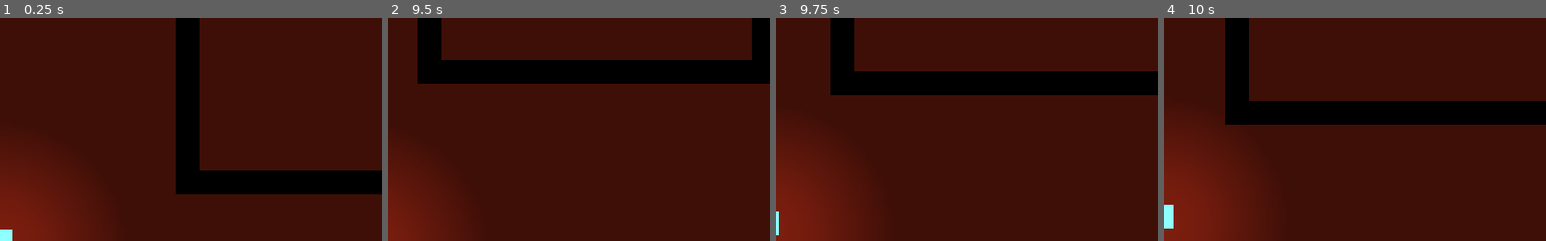
Above: before the commit, frames 1-4 (left to right).
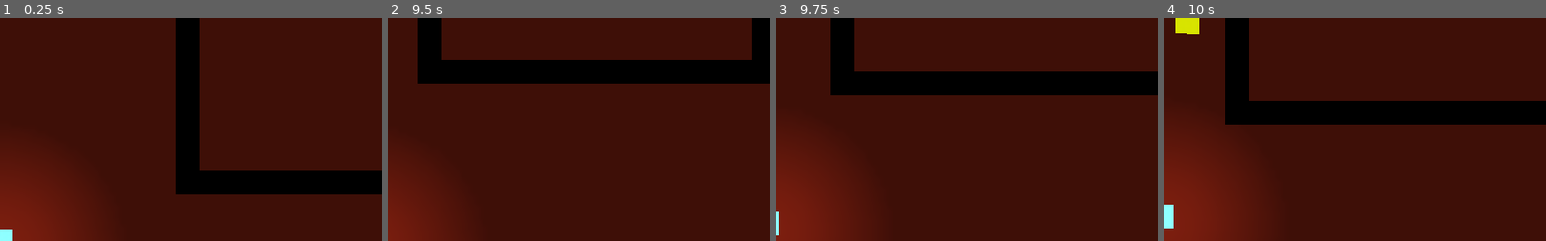
Above: after the commit, the same moments.

Repository: quiet-night-studio/redemption
Game: Godot game, scene res://scenes/Level.tscn
Same seed, same stepped clock (60 frames per second), same inputs: the game is played once before the commit and once after it.
Inputs (mouse positions are % of the whole screen's width and height, from its top left):
- Up to frame 1 (0.25 s): no input
- Up to frame 2 (9.5 s): tap Enter at 0.5 s; move the mouse to (72, 45) at 0.52 s; hold Right (ui_right) 0.53-1.28 s; click (72, 45) at 0.6 s; move the mouse to (30, 55) at 1.27 s; hold Down (ui_down) 1.28-2.03 s; click (30, 55) at 1.35 s; move the mouse to (60, 28) at 2.02 s; hold Right (ui_right) 2.03-2.78 s; click (60, 28) at 2.1 s; move the mouse to (45, 70) at 2.77 s; hold Up (ui_up) 2.78-3.53 s; click (45, 70) at 2.85 s; move the mouse to (80, 65) at 3.52 s; hold Left (ui_left) 3.53-5.03 s; click (80, 65) at 3.6 s; move the mouse to (20, 35) at 4.27 s; click (20, 35) at 4.35 s; move the mouse to (55, 50) at 5.02 s; hold Down (ui_down) 5.03-5.78 s; click (55, 50) at 5.1 s; move the mouse to (35, 25) at 5.77 s; hold Right (ui_right) 5.78-6.53 s; click (35, 25) at 5.85 s; move the mouse to (72, 45) at 6.52 s; hold Up (ui_up) 6.53-7.28 s; click (72, 45) at 6.6 s; move the mouse to (30, 55) at 7.27 s; hold Right (ui_right) 7.28-8.03 s; click (30, 55) at 7.35 s; move the mouse to (60, 28) at 8.02 s; hold Down (ui_down) 8.03-8.78 s; click (60, 28) at 8.1 s; move the mouse to (45, 70) at 8.77 s; hold Left (ui_left) from 8.78 s (still down); click (45, 70) at 8.85 s
- Up to frame 3 (9.75 s): move the mouse to (80, 65) at 9.52 s; release Left (ui_left) at 9.53 s; hold Up (ui_up) from 9.53 s (still down); click (80, 65) at 9.6 s
- Up to frame 4 (10 s): keep holding Up (ui_up)
The pictures show only the part of the screen within x 50-100%, y 0-50%; the shares and areas given below are measured in that part.

Frames 1-3 are identical in both runs. In frame 4, 0.4% of the frame differs, in the area x 3-10%, y 0-8%.

Commit message:
rename mob to enemy

Diff:
--- a/scenes/Mob.tscn
+++ b/scenes/Enemy.tscn
@@ -1,7 +1,7 @@
 [gd_scene load_steps=5 format=2]
 
-[ext_resource path="res://assets/white_square.png" type="Texture" id=1]
-[ext_resource path="res://scripts/Mob.gd" type="Script" id=2]
+[ext_resource path="res://scripts/Enemy.gd" type="Script" id=1]
+[ext_resource path="res://assets/white_square.png" type="Texture" id=2]
 
 [sub_resource type="RectangleShape2D" id=1]
 extents = Vector2( 16, 16 )
@@ -9,13 +9,13 @@
 [sub_resource type="RectangleShape2D" id=2]
 extents = Vector2( 18, 18 )
 
-[node name="Mob" type="KinematicBody2D" groups=["mob"]]
-script = ExtResource( 2 )
+[node name="Enemy" type="KinematicBody2D" groups=["mob"]]
+script = ExtResource( 1 )
 
 [node name="Sprite" type="Sprite" parent="."]
 position = Vector2( 4.76837e-07, 4.76837e-07 )
 scale = Vector2( 3.2, 3.2 )
-texture = ExtResource( 1 )
+texture = ExtResource( 2 )
 region_rect = Rect2( 10, 60, 10, 10 )
 
 [node name="CollisionShape2D" type="CollisionShape2D" parent="."]
--- a/scenes/Level.tscn
+++ b/scenes/Level.tscn
@@ -104,7 +104,7 @@
 [node name="Player" parent="." instance=ExtResource( 2 )]
 position = Vector2( 52.2919, 62.973 )
 
-[node name="Mobs" type="Node" parent="."]
+[node name="Enemies" type="Node" parent="."]
 
 [node name="CanvasLayer" type="CanvasLayer" parent="."]
 visible = false
@@ -120,8 +120,8 @@
 format = 1
 tile_data = PoolIntArray( -1114135, 0, 0, -1114134, 0, 0, -1114133, 0, 0, -1114132, 0, 0, -1114131, 0, 0, -1114130, 0,  …(10324 unchanged characters)…
 
-[node name="MobPath" type="Path2D" parent="."]
+[node name="EnemyPath" type="Path2D" parent="."]
 curve = SubResource( 11 )
 
-[node name="MobSpawnLocation" type="PathFollow2D" parent="MobPath"]
+[node name="EnemySpawnLocation" type="PathFollow2D" parent="EnemyPath"]
 position = Vector2( -640, -512 )
--- a/scripts/Level.gd
+++ b/scripts/Level.gd
@@ -1,9 +1,9 @@
 extends Node2D
 
-onready var _mobs = get_node("Mobs")
-onready var _mob_spawn_location := $MobPath/MobSpawnLocation
+onready var _enemies = get_node("Enemies")
+onready var _enemy_spawn_location := $EnemyPath/EnemySpawnLocation
 
-var mob: PackedScene = preload("res://scenes/Mob.tscn")
+var enemy: PackedScene = preload("res://scenes/Enemy.tscn")
 var spawn_time = 0
 
 func _ready():
@@ -22,11 +22,11 @@
 		spawn_time = randi() % 5 + 1
 
 func spawn():
-	_mob_spawn_location.unit_offset = randf()
+	_enemy_spawn_location.unit_offset = randf()
 
-	var m = mob.instance()
-	m.player = $Player
-	m.navigation = $Navigation2D
-	m.position = _mob_spawn_location.position
+	var e = enemy.instance()
+	e.player = $Player
+	e.navigation = $Navigation2D
+	e.position = _enemy_spawn_location.position
 
-	_mobs.add_child(m)
+	_enemies.add_child(e)
Renamed: scripts/Mob.gd -> scripts/Enemy.gd
